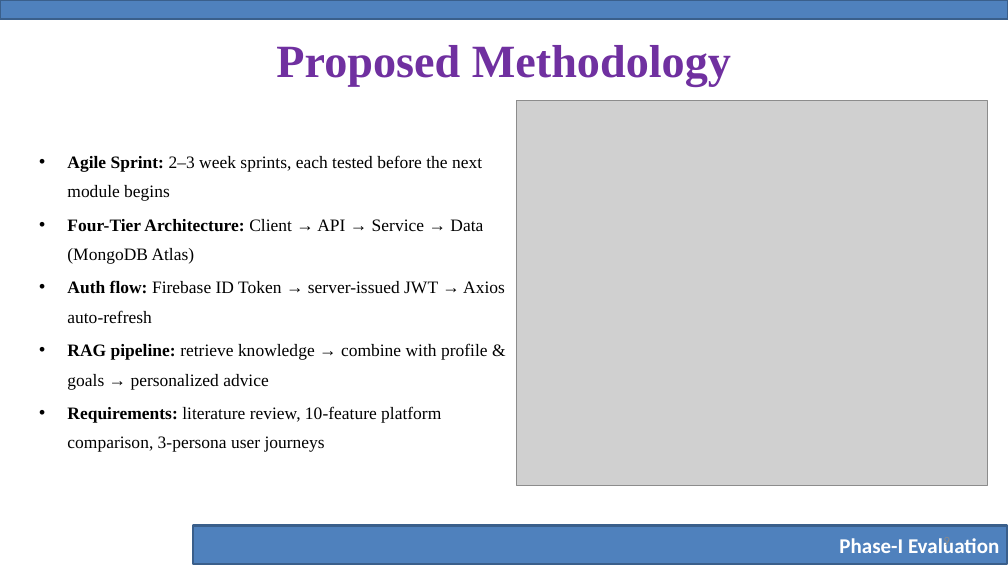
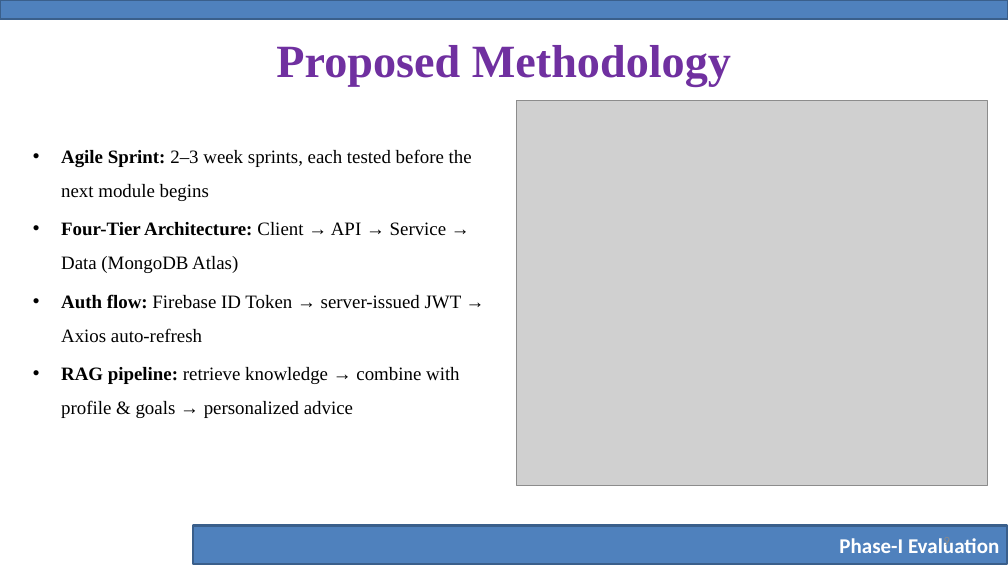
Before and after one commit to rakibul263/Collaborative-Skill-Engine, a slide deck: slide 9 of Collaborative Skill Engine.pptx. Drawn at 1008x567 pixels with LibreOffice and Linux fonts; fonts in the diff are those of the drawing; grey boxes stand for pictures; background and template pictures are left out. Boxes give left, top, right and bottom in pixels: in the first picture for what was removed or moved away, otherwise in the second. Text is boxed around its words. In the diff, an @@ line names an element or a change of style, - is before the commit and + after.

Commit message:
docs: presentation slide added

```diff
--- a/Collaborative Skill Engine.pptx
+++ b/Collaborative Skill Engine.pptx
@@ text "Agile Sprint: 2–3 week sprints, ..." at (61, 149, 472, 418): size 16.6 to 18 pt; line spacing 1.4 to 1.5 @@
@@ text at (67, 406, 441, 452): paragraph removed @@
-• Requirements: literature review, 10-feature platform comparison, 3-persona user journeys
```
Also in this commit, not shown: 3 other files.
